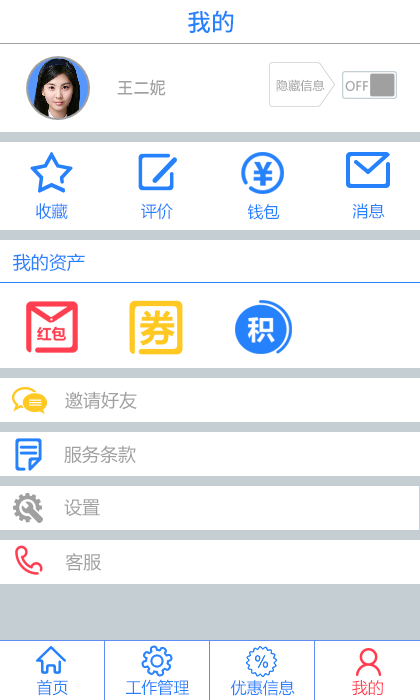
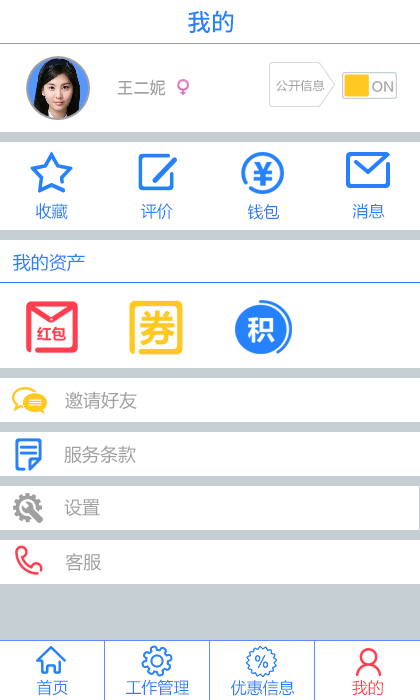
Two versions of the same layered image (420 x 700). Layer-by-layer changes:
showed "公开信息" over [276,79,301,92]
showed "ON" over [342,72,397,99]
added layer "女" in group "登录" over [177,79,189,95]
hid "隐藏信息" over [276,79,301,92]
hid "OFF" over [342,71,397,99]
